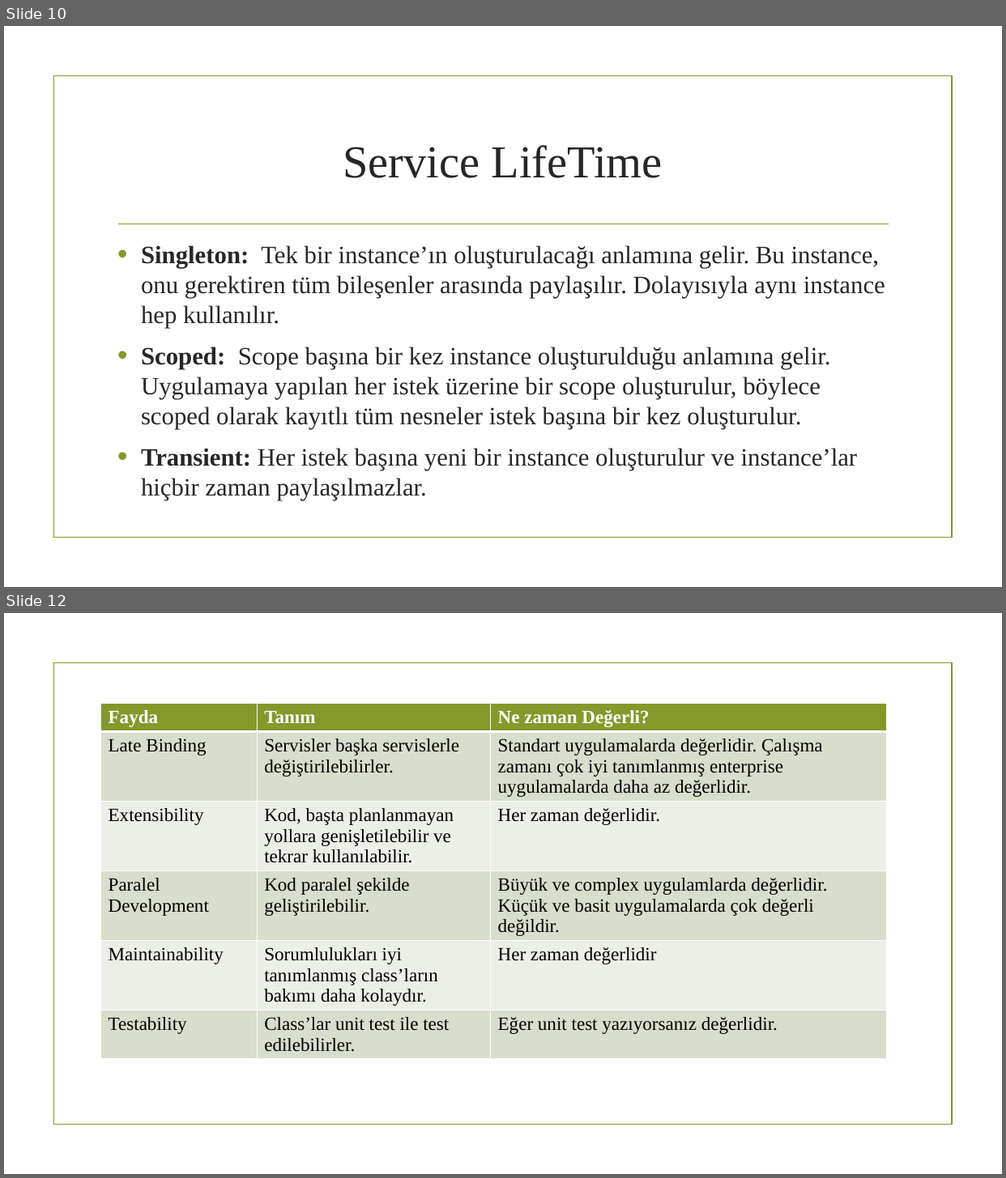
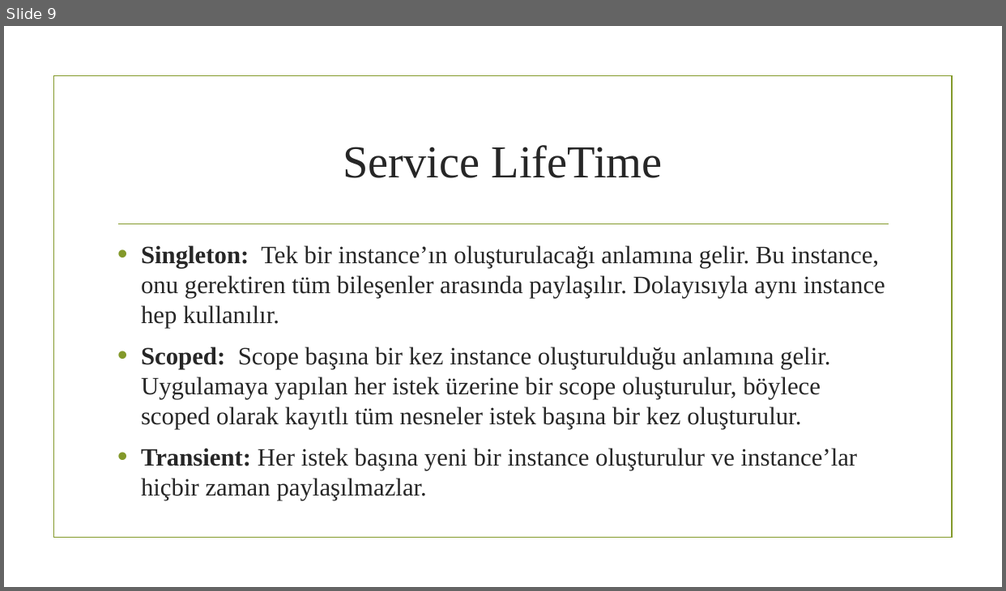
Before and after one commit to ozgurkaplan/MsMeetup20171025, a slide deck: Dependency Injection with net Core.pptx. Shown one above the other, each under a label of ours: slides 10 and 12 before the commit, slide 9 after it; the slides between them are not shown. The pictures are 1006x1178 and 1006x591 pixels, drawn with LibreOffice and Linux fonts; fonts in the diff are those of the drawing; background and template pictures are left out. Boxes give left, top, right and bottom in pixels: in the first picture for what was removed or moved away, otherwise in the second. Text is boxed around its words. In the diff, an @@ line names an element or a change of style, - is before the commit and + after.

```diff
--- a/Dependency Injection with net Core.pptx
+++ b/Dependency Injection with net Core.pptx
@@ slide 12 removed at [4,613,1002,1174], background picture (left out); not listed: 1 template element that a slide beside it also shows @@
@@ table removed at [100,704,886,1063], 6 rows, 3 columns @@
-Fayda | Tanım | Ne zaman Değerli?
-Late Binding | Servisler başka servislerle değiştirilebilirler. | Standart uygulamalarda değerlidir. Çalışma zamanı çok iyi tanımlanmış enterprise uygulamalarda daha az değerlidir.
-Extensibility | Kod, başta planlanmayan yollara genişletilebilir ve tekrar kullanılabilir. | Her zaman değerlidir.
-Paralel Development | Kod paralel şekilde geliştirilebilir. | Büyük ve complex uygulamlarda değerlidir. Küçük ve basit uygulamalarda çok değerli değildir.
-Maintainability | Sorumlulukları iyi tanımlanmış class’ların bakımı daha kolaydır. | Her zaman değerlidir
-Testability | Class’lar unit test ile test edilebilirler. | Eğer unit test yazıyorsanız değerlidir.
@@ what was slide 10 is now slide 9 @@
```
Also in this commit, not shown: 3 slides changed.
